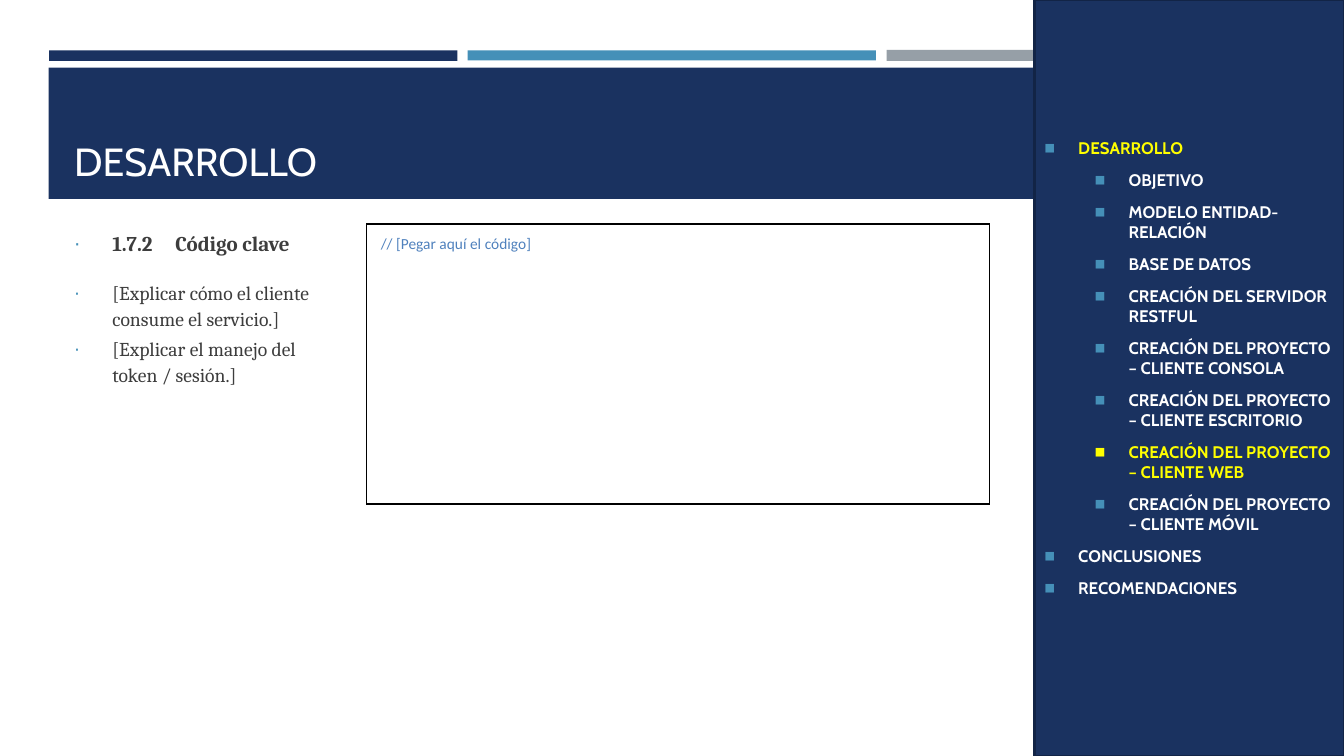
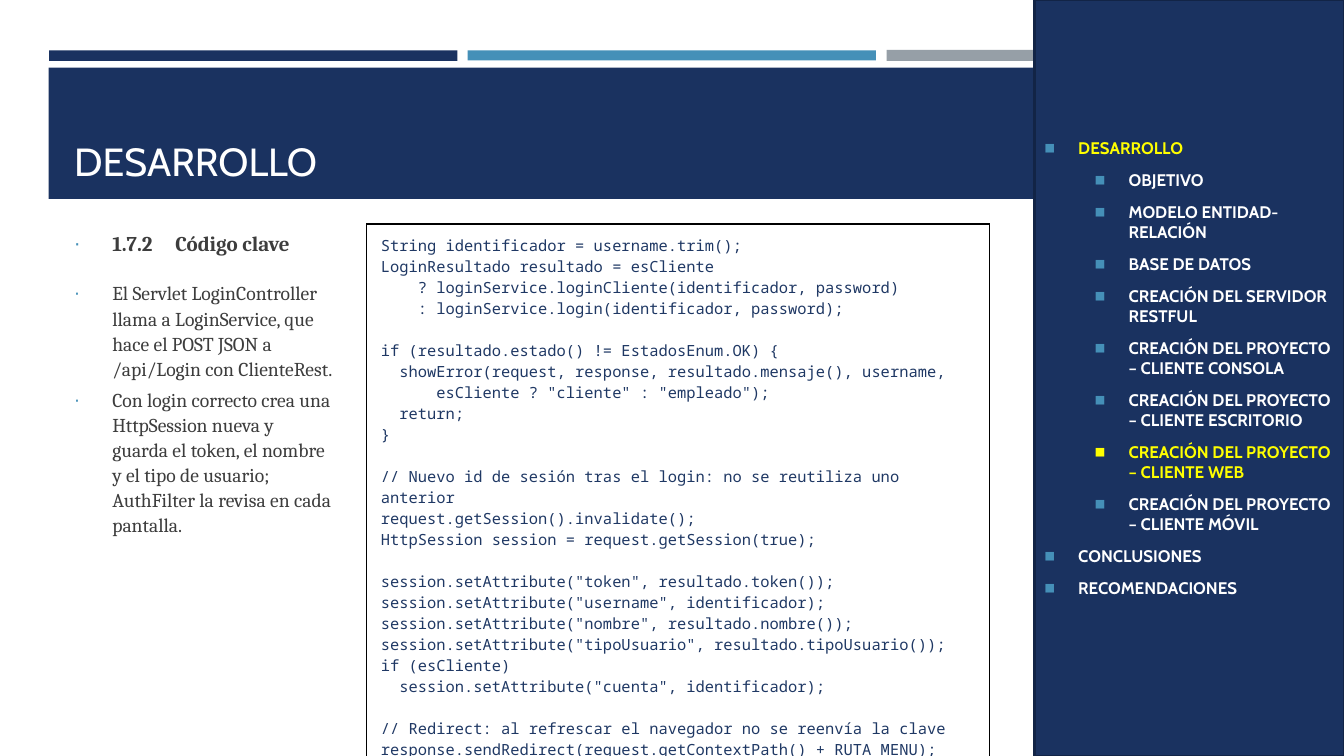
Before and after one commit to IMarcusDev/TI.1.3.-PAO202651_RESTFUL_JAVA_CONBDD_NRC36883_GR04, a slide deck: slide 24 of 05. DOCUMENTACION/PRESENTACION TI.1.3. RESTFUL con BDD en JAVA GR4.pptx (slide 22 before the commit). Drawn at 1344x756 pixels with LibreOffice and Linux fonts; fonts in the diff are those of the drawing. Boxes give left, top, right and bottom in pixels: in the first picture for what was removed or moved away, otherwise in the second. Text is boxed around its words. In the diff, an @@ line names an element or a change of style, - is before the commit and + after.

```diff
--- a/05. DOCUMENTACION/PRESENTACION TI.1.3. RESTFUL con BDD en JAVA GR4.pptx
+++ b/05. DOCUMENTACION/PRESENTACION TI.1.3. RESTFUL con BDD en JAVA GR4.pptx
@@ table at box(367, 224, 990, 756) @@
@@ row 1, column 1: "// [Pegar aquí el código]" to "String identificador = username.trim(); / LoginResultado resultado = esCliente / ? loginService.loginCliente(identificador, password) / : loginService.login(identificador, password); / if (resultado.estado() != EstadosEnum.OK) { / showError(request, response, resultado.mensaje(), username, / esCliente ? "cliente" : "empleado"); / return; / } / // Nuevo id de sesión tras el login: no se reutiliza uno anterior / request.getSession().invalidate(); / HttpSession session = request.getSession(true); / session.setAttribute("token", resultado.token()); / session.setAttribute("username", identificador); / session.setAttribute("nombre", resultado.nombre()); / session.setAttribute("tipoUsuario", resultado.tipoUsuario()); / if (esCliente) / session.setAttribute("cuenta", identificador); / // Redirect: al refrescar el navegador no se reenvía la clave / response.sendRedirect(request.getContextPath() + RUTA_MENU);" @@
@@ text at box(112, 286, 332, 536): text changed @@
-∙ [Explicar cómo el cliente consume el servicio.]
-∙ [Explicar el manejo del token / sesión.]
+∙ El Servlet LoginController llama a LoginService, que hace el POST JSON a /api/Login con ClienteRest.
+∙ Con login correcto crea una HttpSession nueva y guarda el token, el nombre y el tipo de usuario; AuthFilter la revisa en cada pantalla.
```
Also in this commit, not shown: 19 other slides changed, 4 slides added.
